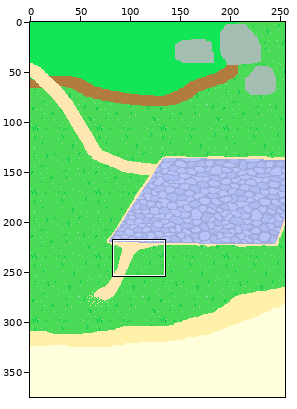
Two states of a sprite sheet, Overworld/TownSouth.png. Above: a wide view before the commit, with the close-up outlined.
Close-up. Before:
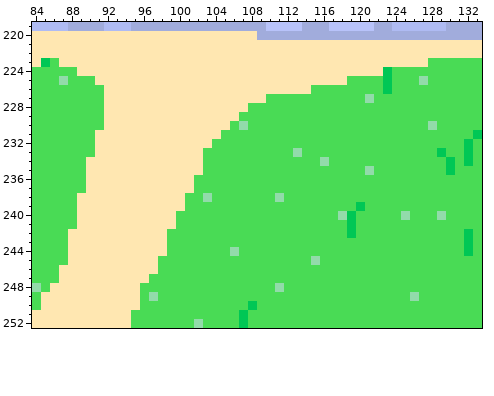
The file is 255x375 pixels. Shown: x 84..133, y 219..252. The commit also changed other parts of the picture, which this record leaves out.
Now the later version:
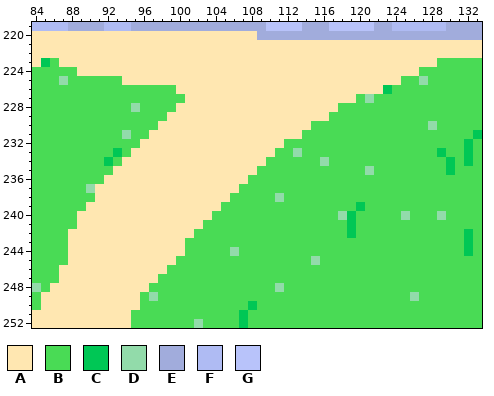
Palette (. is transparent): A #ffe7b1  B #49db55  C #00c755  D #92dbaa  E #a1acdc  F #afbbf3  G #b8c3fa
The edit:
Colour A replaces colour B in row 223 at x 128; in row 224 at x 124 to 126; in row 225 at x 119 to 122 and 124; in row 226 at x 115 to 122; in row 227 at x 110 to 119; in row 228 at x 108 to 117.
Colour A replaces colour B in row 229 at x 107 to 116; in row 230 at x 106 and 108 to 114; in row 231 at x 105 to 113; in row 232 at x 104 to 111; in row 233 at x 103 to 110; in row 234 at x 103 to 109.
Colour A replaces colour B in row 235 at x 103 to 108; in row 236 at x 102 to 107; in row 237 at x 102 to 106; in row 238 at x 101 to 102 and 104 to 105; in row 239 at x 101 to 104; in row 240 at x 100 to 103.
Colour A replaces colour B in row 241 at x 100 to 102; in row 242 at x 99 to 101; in rows 243 to 244 at x 99 to 100; in row 245 at x 98 to 99; in row 246 at x 98; in row 247 at x 97.
Colour A replaces colour B in row 248 at x 96.
Colour A replaces colour C in rows 224 to 225 at x 123.
Colour A replaces colour D in row 230 at x 107; in row 238 at x 103.
Colour B replaces colour A in row 225 at x 91 to 93; in row 226 at x 92 to 99; in row 227 at x 92 to 100; in row 228 at x 92 to 94 and 96 to 99; in row 229 at x 92 to 98; in row 230 at x 92 to 97.
Colour B replaces colour A in row 231 at x 91 to 93 and 95 to 96; in row 232 at x 91 to 95; in row 233 at x 91 to 92 and 94; in row 234 at x 90 to 91 and 93; in row 235 at x 90 to 92; in row 236 at x 90 to 91.
Colour B replaces colour A in row 238 at x 89 to 90; in row 239 at x 89.
Colour C replaces colour A in row 233 at x 93; in row 234 at x 92.
Colour D replaces colour A in row 228 at x 95; in row 231 at x 94; in row 237 at x 90.
Boxes around the changes in both close-ups, in picture pixels (x1, y1, x2, y2):
changed: (77, 58, 437, 292)
